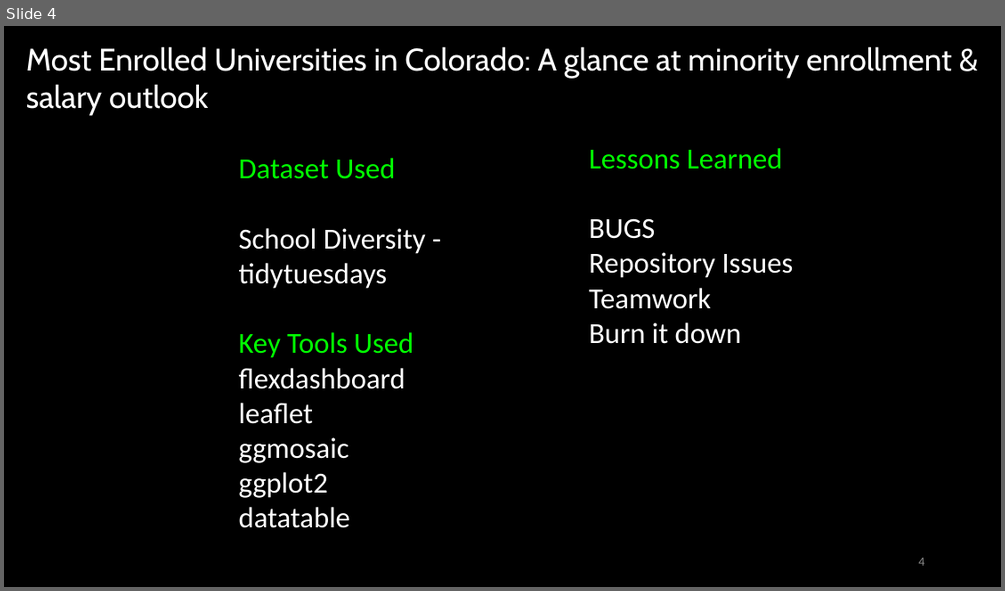
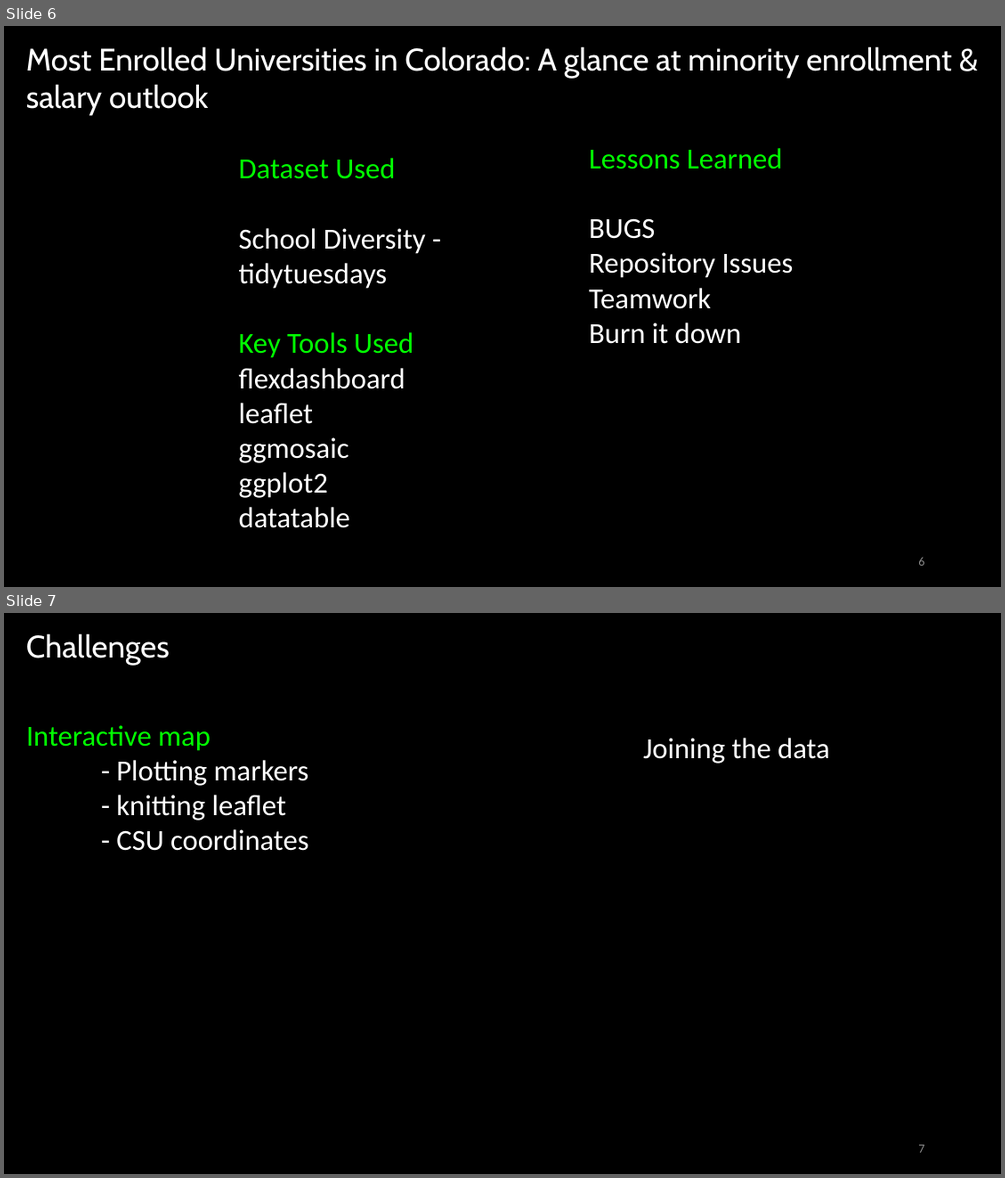
Before and after one commit to pmlnado/Rproj_final, a slide deck: R_FINAL_PPT.pptx. Shown one above the other, each under a label of ours: slide 4 before the commit, slides 6 and 7 after it. The pictures are 1005x591 and 1005x1178 pixels, drawn with LibreOffice and Linux fonts; fonts in the diff are those of the drawing. Boxes give left, top, right and bottom in pixels: in the first picture for what was removed or moved away, otherwise in the second. Text is boxed around its words. In the diff, an @@ line names an element or a change of style, - is before the commit and + after.

```diff
--- a/R_FINAL_PPT.pptx
+++ b/R_FINAL_PPT.pptx
@@ slide 7 added at [4, 613, 1001, 1174], background #000000 @@
@@ text added at [26, 633, 170, 666], 30 pt, text #FFFFFF @@
+Challenges
@@ text added at [26, 725, 309, 851], 28 pt, text #FFFFFF @@
+Interactive map
+- Plotting markers
+- knitting leaflet
+- CSU coordinates
@@ text added at [643, 738, 830, 763], 28 pt, text #FFFFFF @@
+Joining the data
@@ page number added at [918, 1144, 924, 1152], 12 pt, text #8C8C8C @@
+7
@@ what was slide 4 is now slide 6 @@
@@ page number at [918, 556, 924, 565]: text changed @@
-4
+6
```
Also in this commit, not shown: 1 slide changed, 2 other slides added.
